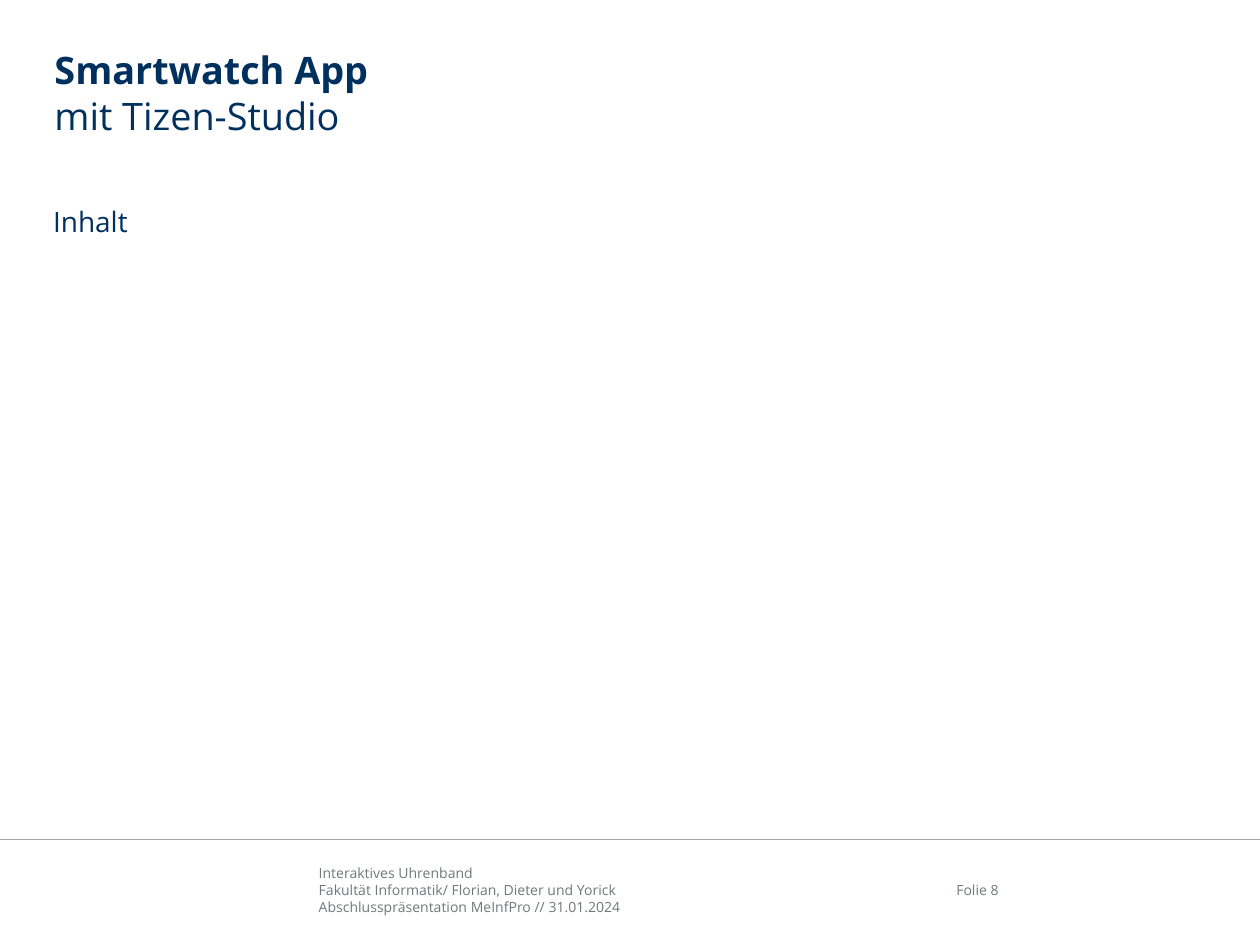
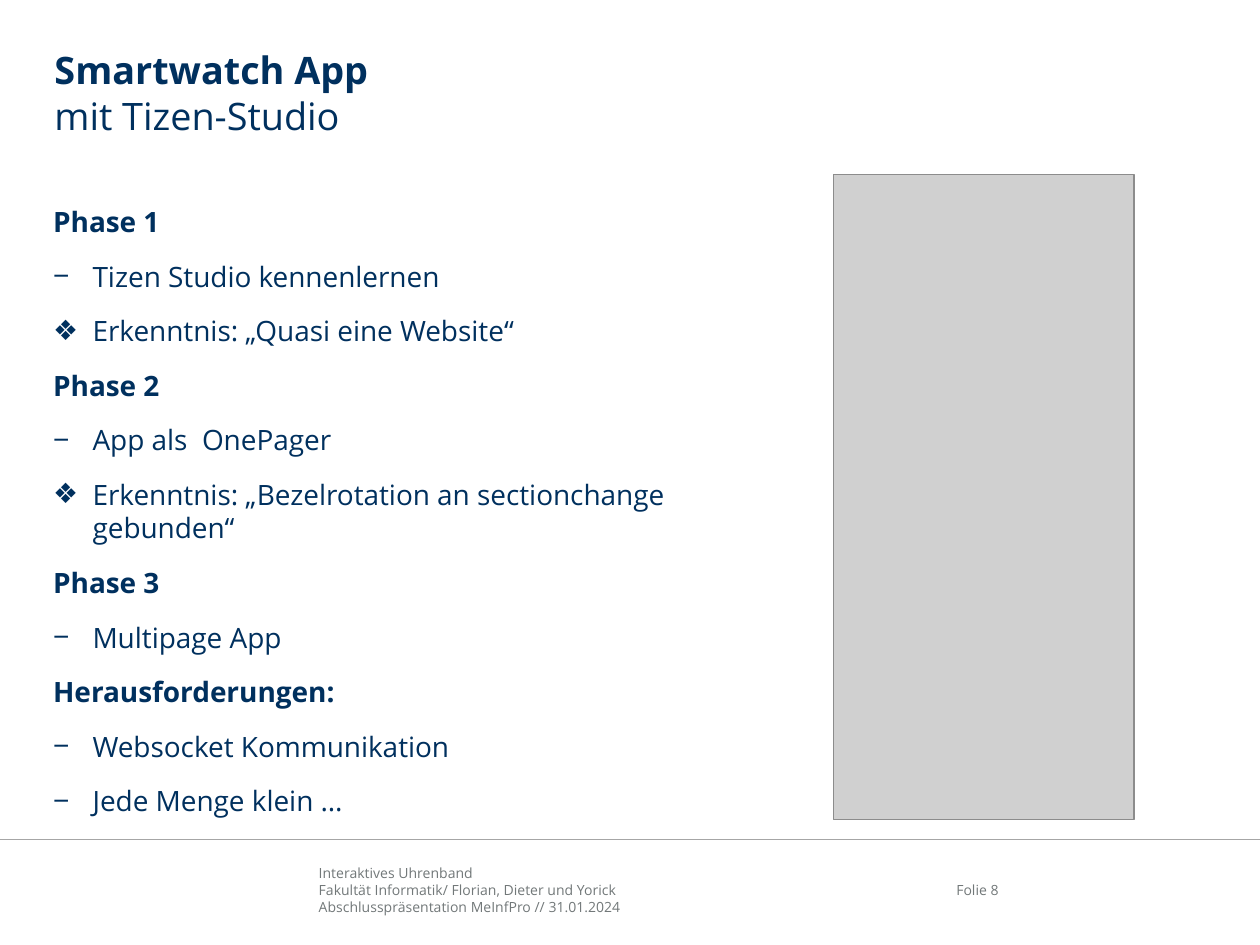
Before and after one commit to Avva-FR/StrapAR-Augmented-Smartwatch-Interface, a slide deck: slide 8 of doc/abschlusspraesentation/MeInfPro_Abschlusspräsentation_watch.pptx. Drawn at 1260x945 pixels with LibreOffice and Linux fonts; fonts in the diff are those of the drawing; grey boxes stand for pictures; background and template pictures are left out. Boxes give left, top, right and bottom in pixels: in the first picture for what was removed or moved away, otherwise in the second. Text is boxed around its words. In the diff, an @@ line names an element or a change of style, - is before the commit and + after.

Commit message:
abschlusspraesentation smartwatch folie

```diff
--- a/doc/abschlusspraesentation/MeInfPro_Abschlusspräsentation_watch.pptx
+++ b/doc/abschlusspraesentation/MeInfPro_Abschlusspräsentation_watch.pptx
@@ picture added at (833, 175, 1134, 820) @@
@@ text at (53, 210, 664, 818): text changed @@
-Inhalt
+Phase 1
+− Tizen Studio kennenlernen
+❖ Erkenntnis: „Quasi eine Website“
+Phase 2
+− App als OnePager
+❖ Erkenntnis: „Bezelrotation an sectionchange gebunden“
+Phase 3
+− Multipage App
+Herausforderungen:
+− Websocket Kommunikation
+− Jede Menge klein …
```
